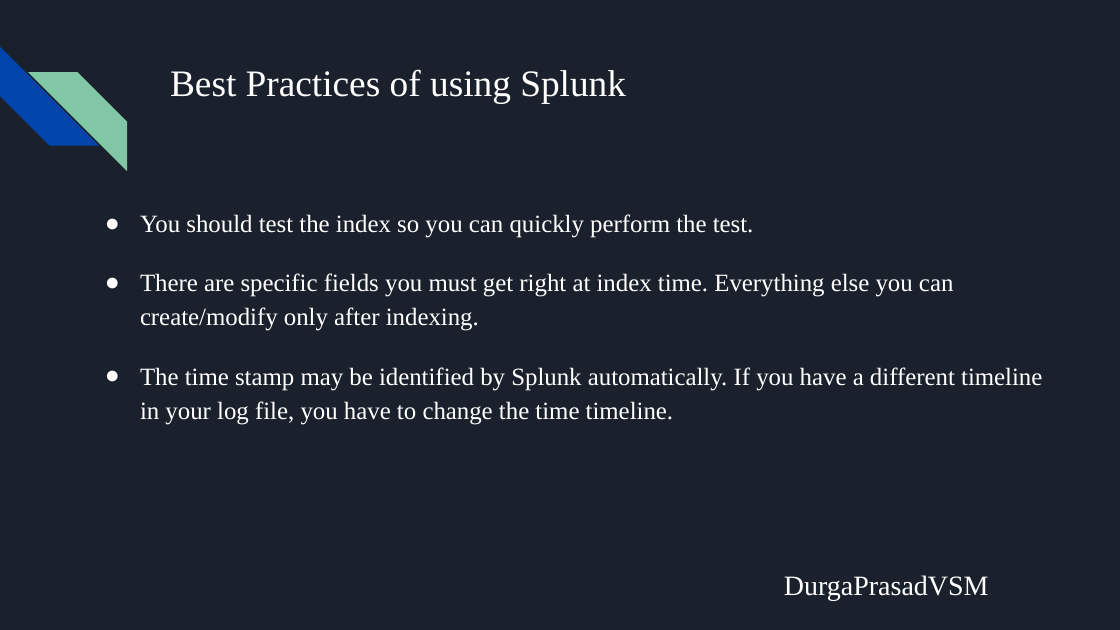
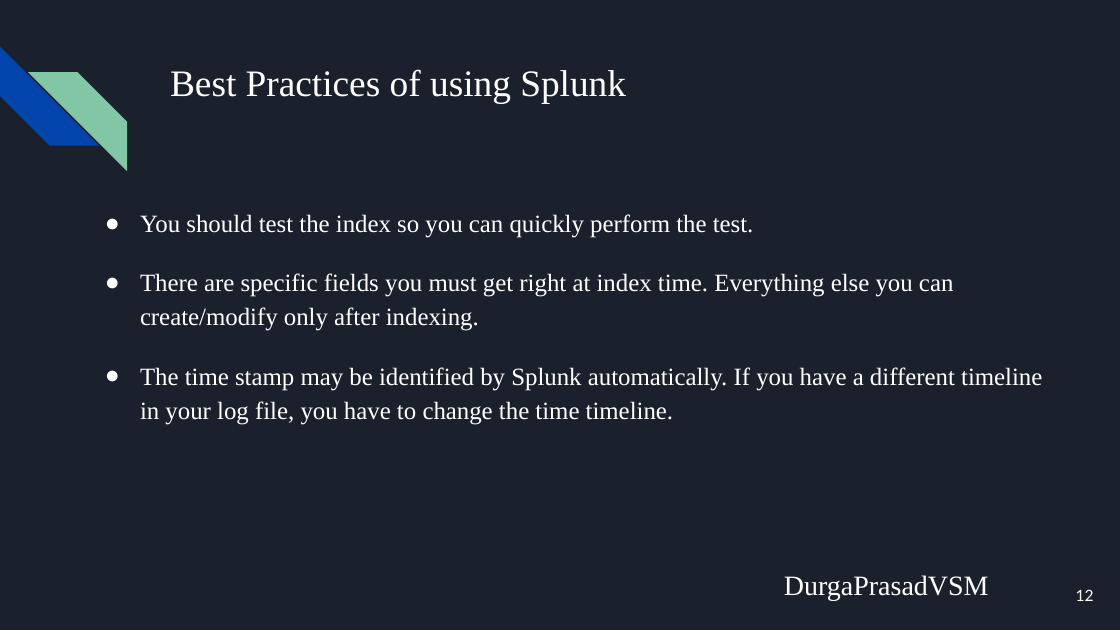
Before and after one commit to VSMDURGAPRASAD/splunk-project, a slide deck: slide 12 of docs/Splunk.pptx. Drawn at 1120x630 pixels with LibreOffice and Linux fonts; fonts in the diff are those of the drawing. Boxes give left, top, right and bottom in pixels: in the first picture for what was removed or moved away, otherwise in the second. Text is boxed around its words. In the diff, an @@ line names an element or a change of style, - is before the commit and + after.

```diff
--- a/docs/Splunk.pptx
+++ b/docs/Splunk.pptx
@@ page number added at box(1076, 589, 1094, 601), 10 pt, text #FFFFFF @@
+12
```
Also in this commit, not shown: 17 other slides changed.
